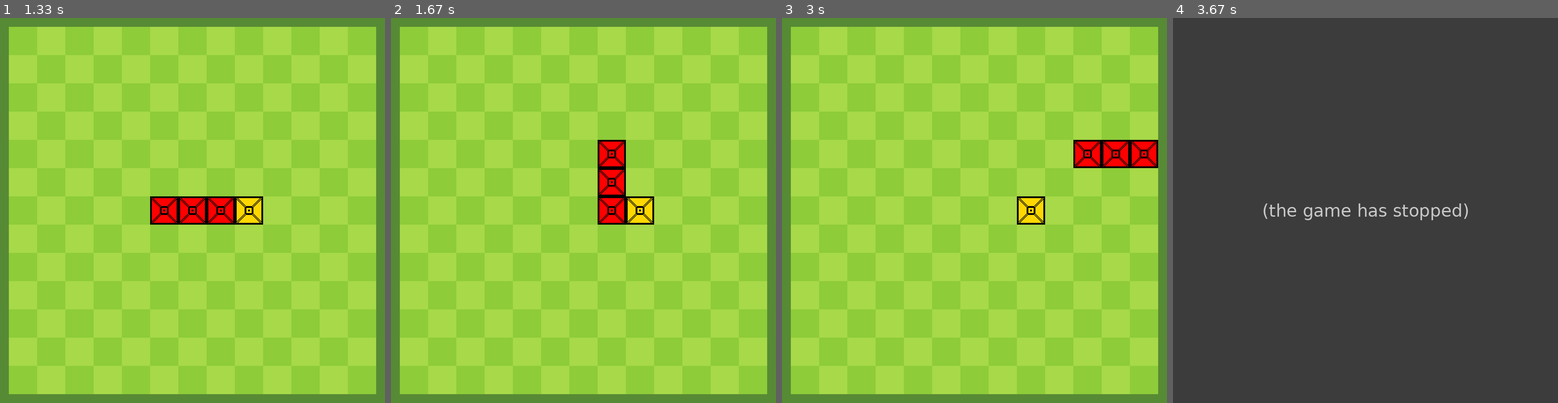
Above: before the commit, frames 1-4 (left to right).
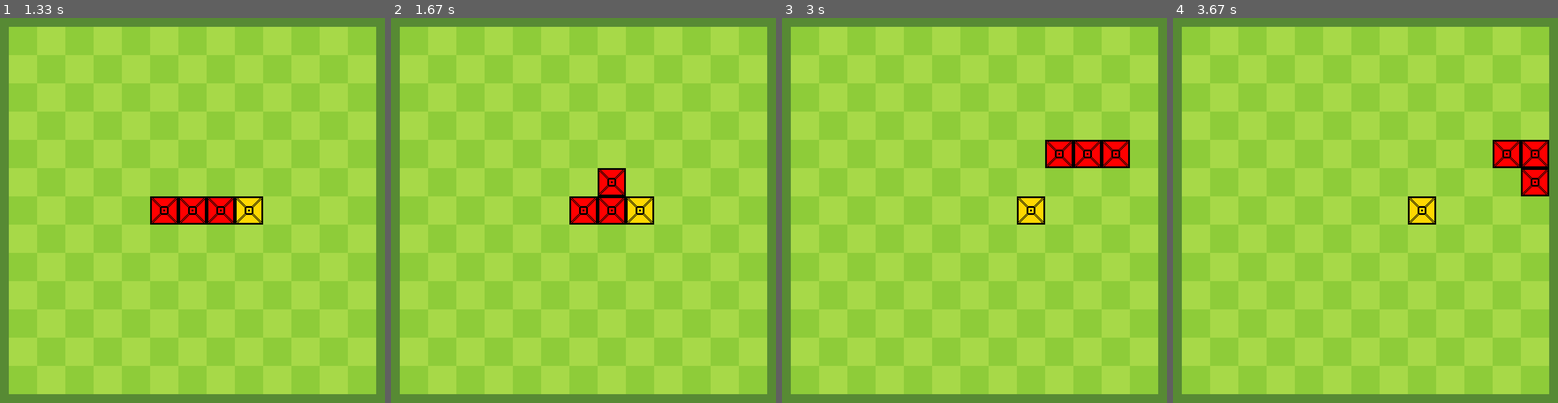
Above: after the commit, the same moments.

Repository: zzayah/GameDesignWithPygame
Game: pygame game, started from main.py
Same seed, same stepped clock (60 frames per second), same inputs: the game is played once before the commit and once after it.
Inputs:
- Up to frame 1 (1.33 s): tap Enter at 0.33 s; hold Right 0.67-1.13 s; hold Up from 1.17 s (still down)
- Up to frame 2 (1.67 s): keep holding Up
- Up to frame 3 (3 s): release Up at 1.7 s; hold Right 1.73-2.4 s; hold Left from 2.43 s (still down)
- Up to frame 4 (3.67 s): release Left at 3.18 s; hold Down from 3.22 s (still down)

Frame 1 is identical in both runs. In frame 2, 1.1% of the frame differs, in the area x 46-62%, y 31-54%; in frame 3, 1.1%; in frame 4, 100%, in the area x 0-100%, y 0-100%.
Error before the commit: IndexError: list assignment index out of range (main.py line 152); the game stopped at 3.2 s (later frames are placeholders)

Commit message:
all snake mechanics (1 player) implemented.

Diff:
--- a/main.py
+++ b/main.py
@@ -37,6 +37,8 @@
         # lost/win var
         self.lost = False
         self.won = False
+        self.filled = False
+        self.lost_message = ""
 
         # fruit
         self.fruit_location = (int(2*board_size/3), int(board_size/2))
@@ -149,6 +151,11 @@
                             print("error")
                             break
 
+                    if pos[0] < 0 or pos[0] >= self.board_size[1] or pos[1] < 0 or pos[1] >= self.board_size[0]:
+                        self.lost_message = "You hit the wall!"
+                        self.lost = True
+                        return  # Exit the method to avoid further processing
+
                     new_ary[pos[0]][pos[1]] = (pos, current_direction)
 
         self.snake_pos = new_ary
@@ -185,6 +192,17 @@
         if self.fruit_location is not None:
             self.screen.blit(self.gold, ((self.fruit_location[0] * 64 + 20), (self.fruit_location[1] * 64 + 20)))
 
+    def lost_screen(self):
+        if not self.filled:
+            tansparent_white = pg.Surface((self.board_size[0]*64+40, self.board_size[1]*64+40), pg.SRCALPHA)
+            tansparent_white.fill((255, 255, 255, 128))
+            self.screen.blit(tansparent_white, (0, 0))
+            self.filled = True
+        font = pg.font.Font(None, 80)
+        text = font.render(self.lost_message, True, (0, 0, 0))
+        #blit the text centered in the screen
+        self.screen.blit(text, (self.board_size[0]*32-200, self.board_size[1]*32-50))
+
     def run(self):
         pg.init()
         pg.display.set_caption("Snake")
@@ -192,88 +210,100 @@
         running = True
         self.init_set_board()
         while running:
-            event_occured = False
-            self.check_fruit()
-            if self.lost == True:
-                print('lost')
-
-            self.new_time = pg.time.get_ticks()
-
-            self.event_occured = self.new_time - 250 > self.old_time
-
             for event in pg.event.get():
                 if event.type == pg.QUIT:
                     running = False
-                elif event.type == pg.KEYDOWN and not self.event_occured:
-                    if event.key == pg.K_UP and self.snake_head[1] != "down":
-                        self.input_direction = "up"
-                    elif event.key == pg.K_DOWN and self.snake_head[1] != "up":
-                        self.input_direction = "down"
-                    elif event.key == pg.K_LEFT and self.snake_head[1] != "right":
-                        self.input_direction = "left"
-                    elif event.key == pg.K_RIGHT and self.snake_head[1] != "left":
-                        self.input_direction = "right"
-
-            if self.event_occured and not self.lost and not self.won:
-                #check if lost
-                if self.snake_head[0][0] < 0 or self.snake_head[0][0] >= self.board_size[1] or self.snake_head[0][1] < 0 or self.snake_head[0][1] >= self.board_size[0]:
-                    print(self.lost)
-                    self.lost = True
-                if self.input_direction == "left" and self.snake_head[1] != "right":
-                    if self.snake_head[1] == "left" and self.snake_pos[self.snake_head[0][0]][self.snake_head[0][1]-1] != 0:
+            if self.lost == True:
+                self.lost_screen()
+                pg.display.flip()
+            else:
+                event_occured = False
+                self.check_fruit()
+
+                self.new_time = pg.time.get_ticks()
+
+                self.event_occured = self.new_time - 250 > self.old_time
+
+                for event in pg.event.get():
+                    if event.type == pg.QUIT:
+                        running = False
+                    elif event.type == pg.KEYDOWN and not self.event_occured:
+                        if event.key == pg.K_UP and self.snake_head[1] != "down":
+                            self.input_direction = "up"
+                        elif event.key == pg.K_DOWN and self.snake_head[1] != "up":
+                            self.input_direction = "down"
+                        elif event.key == pg.K_LEFT and self.snake_head[1] != "right":
+                            self.input_direction = "left"
+                        elif event.key == pg.K_RIGHT and self.snake_head[1] != "left":
+                            self.input_direction = "right"
+
+                if self.event_occured and not self.lost and not self.won:
+                    # check if lost
+                    if self.snake_head[0][0] < 0 or self.snake_head[0][0] >= self.board_size[1] or self.snake_head[0][1] < 0 or self.snake_head[0][1] >= self.board_size[0]:
                         self.lost = True
-                    self.snake_head = ((self.snake_head[0][0], self.snake_head[0][1] - 1), "left")
-                    self.marker_ary[self.snake_head[0][0]][self.snake_head[0][1]+1] = self.snake_head[1]
-                elif self.input_direction == "right" and self.snake_head[1] != "left":
-                    if self.snake_pos[1] == "right" and self.snake_pos[self.snake_head[0][0]][self.snake_head[0][1]+1] != 0:
-                        self.lost = True
-                    self.snake_head = ((self.snake_head[0][0], self.snake_head[0][1] + 1), "right")
-                    self.marker_ary[self.snake_head[0][0]][self.snake_head[0][1]-1] = self.snake_head[1]
-                elif self.input_direction == "up" and self.snake_head[1] != "down":
-                    if self.snake_head[1] == "up" and self.snake_pos[self.snake_head[0][0]-1][self.snake_head[0][1]] != 0:
-                        self.lost = True
-                    self.snake_head = ((self.snake_head[0][0] - 1, self.snake_head[0][1]), "up")
-                    self.marker_ary[self.snake_head[0][0]+1][self.snake_head[0][1]] = self.snake_head[1]
-                elif self.input_direction == "down" and self.snake_head[1] != "up":
-                    if self.snake_head[1] == "down" and self.snake_pos[self.snake_head[0][0]+1][self.snake_head[0][1]] != 0:
-                        self.lost = True
-                    self.snake_head = ((self.snake_head[0][0] + 1, self.snake_head[0][1]), "down")
-                    self.marker_ary[self.snake_head[0][0]-1][self.snake_head[0][1]] = self.snake_head[1]
-
-                if self.fruit_location != None and self.snake_head[0] == (self.fruit_location[1], self.fruit_location[0]):
-                    match(self.snake_head[1]):
-                        case "right":
-                            self.snake_pos[self.snake_head[0][0]][self.snake_head[0][1]] = (self.snake_head[0], "right")
-                            self.snake_head = ((self.snake_head[0][0], self.snake_head[0][1] + 1), "right")
-                            self.marker_ary[self.snake_head[0][0]][self.snake_head[0][1]-1] = self.snake_head[1]
-                        case "left":
-                            self.snake_pos[self.snake_head[0][0]][self.snake_head[0][1]] = (self.snake_head[0], "left")
-                            self.snake_head = ((self.snake_head[0][0], self.snake_head[0][1] - 1), "left")
-                            self.marker_ary[self.snake_head[0][0]][self.snake_head[0][1]+1] = self.snake_head[1]
-                        case "up":
-                            self.snake_pos[self.snake_head[0][0]][self.snake_head[0][1]] = (self.snake_head[0], "up")
-                            self.snake_head = ((self.snake_head[0][0] - 1, self.snake_head[0][1]), "up")
-                            self.marker_ary[self.snake_head[0][0]+1][self.snake_head[0][1]] = self.snake_head[1]
-                        case "down":
-                            self.snake_pos[self.snake_head[0][0]][self.snake_head[0][1]] = (self.snake_head[0], "down")
-                            self.snake_head = ((self.snake_head[0][0] + 1, self.snake_head[0][1]), "down")
-                            self.marker_ary[self.snake_head[0][0]-1][self.snake_head[0][1]] = self.snake_head[1]
-                    self.snake_length += 1
-                    self.fruit_location = None
-
-                # abstract to function
-                self.handle_input()
-                # restart counter
-                self.old_time = self.new_time
-
-                self.startup_flip_executed = True
-                # self.debug()
-                self.do_periodic()
-                self.place_fruit()
-                pg.display.flip()
-
-            if not self.startup_flip_executed:
-                pg.display.flip()
+
+                    if self.snake_length == self.board_size[0] * self.board_size[1]:
+                        # self.won_message = "player 1 wins!"
+                        # self.won_message = "player 2 wins!"
+                        self.won = True
+                    if self.input_direction == "left" and self.snake_head[1] != "right":
+                        if self.snake_head[1] == "left" and self.snake_pos[self.snake_head[0][0]][self.snake_head[0][1]-1] != 0:
+                            self.lost = True
+                        self.snake_head = ((self.snake_head[0][0], self.snake_head[0][1] - 1), "left")
+                        self.marker_ary[self.snake_head[0][0]][self.snake_head[0][1]+1] = self.snake_head[1]
+                    elif self.input_direction == "right" and self.snake_head[1] != "left":
+                        if self.snake_pos[1] == "right" and self.snake_pos[self.snake_head[0][0]][self.snake_head[0][1]+1] != 0:
+                            self.lost = True
+                        self.snake_head = ((self.snake_head[0][0], self.snake_head[0][1] + 1), "right")
+                        self.marker_ary[self.snake_head[0][0]][self.snake_head[0][1]-1] = self.snake_head[1]
+                    elif self.input_direction == "up" and self.snake_head[1] != "down":
+                        if self.snake_head[1] == "up" and self.snake_pos[self.snake_head[0][0]-1][self.snake_head[0][1]] != 0:
+                            self.lost = True
+                        self.snake_head = ((self.snake_head[0][0] - 1, self.snake_head[0][1]), "up")
+                        self.marker_ary[self.snake_head[0][0]+1][self.snake_head[0][1]] = self.snake_head[1]
+                    elif self.input_direction == "down" and self.snake_head[1] != "up":
+                        try:
+                            if (self.snake_head[1] == "down" and self.snake_pos[self.snake_head[0][0]+1][self.snake_head[0][1]] != 0):
+                                self.lost = True
+                        except IndexError:
+                            self.lost = True
+                        self.snake_head = ((self.snake_head[0][0] + 1, self.snake_head[0][1]), "down")
+                        self.marker_ary[self.snake_head[0][0]-1][self.snake_head[0][1]] = self.snake_head[1]
+
+                    if self.fruit_location != None and self.snake_head[0] == (self.fruit_location[1], self.fruit_location[0]):
+                        match(self.snake_head[1]):
+                            case "right":
+                                self.snake_pos[self.snake_head[0][0]][self.snake_head[0][1]] = (self.snake_head[0], "right")
+                                self.snake_head = ((self.snake_head[0][0], self.snake_head[0][1] + 1), "right")
+                                self.marker_ary[self.snake_head[0][0]][self.snake_head[0][1]-1] = self.snake_head[1]
+                            case "left":
+                                self.snake_pos[self.snake_head[0][0]][self.snake_head[0][1]] = (self.snake_head[0], "left")
+                                self.snake_head = ((self.snake_head[0][0], self.snake_head[0][1] - 1), "left")
+                                self.marker_ary[self.snake_head[0][0]][self.snake_head[0][1]+1] = self.snake_head[1]
+                            case "up":
+                                self.snake_pos[self.snake_head[0][0]][self.snake_head[0][1]] = (self.snake_head[0], "up")
+                                self.snake_head = ((self.snake_head[0][0] - 1, self.snake_head[0][1]), "up")
+                                self.marker_ary[self.snake_head[0][0]+1][self.snake_head[0][1]] = self.snake_head[1]
+                            case "down":
+                                self.snake_pos[self.snake_head[0][0]][self.snake_head[0][1]] = (self.snake_head[0], "down")
+                                self.snake_head = ((self.snake_head[0][0] + 1, self.snake_head[0][1]), "down")
+                                self.marker_ary[self.snake_head[0][0]-1][self.snake_head[0][1]] = self.snake_head[1]
+                        self.snake_length += 1
+                        self.fruit_location = None
+
+                    # abstract to function
+                    self.handle_input()
+                    # restart counter
+                    self.old_time = self.new_time
+
+                    self.startup_flip_executed = True
+                    # self.debug()
+                    self.do_periodic()
+                    self.place_fruit()
+                    pg.display.flip()
+
+                if not self.startup_flip_executed:
+                    pg.display.flip()
 
         pg.quit()
 
